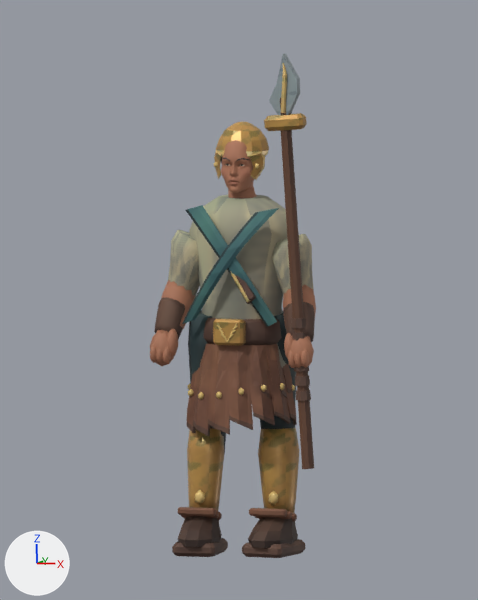
What one commit did to the Blender file art/blend/peltast.blend.
Before and after are seen from the file's camera 'Art review camera'. Every picture has the same lights, and +X, +Y and +Z are marked at lower left. The first picture is the older version.

Before the edit, the objects in view are built like this:
```python
me_peltast_color_and_skin = bpy.data.meshes.new('peltast color and skin')
me_peltast_color_and_skin.from_pydata(...)  # 5267 vertices, 6651 faces; spans x -0.31..0.31, y -0.21..0.18, z -0.01..1.81
me_peltast_color_and_skin.materials.append(mat_painted_metal_edges__textile_and_clay)
ob_peltast = bpy.data.objects.new('peltast', me_peltast_color_and_skin)
ob_peltast.location = (0.0, 0.0, 0.0)
```
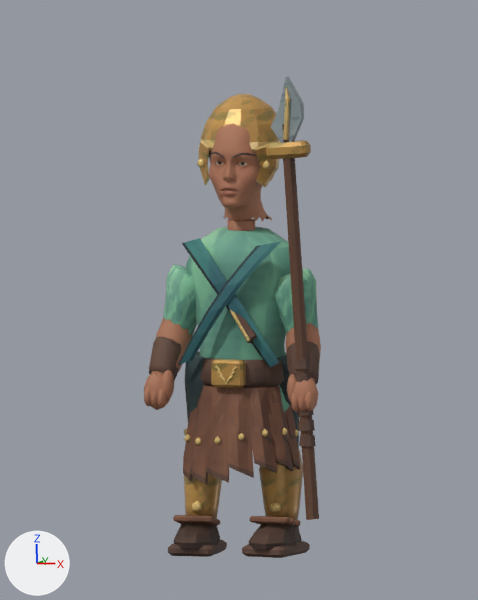
Boxes [x1, y1, x2, y2] around the edits, measured in the pictures (478 x 600 px; the box of a moved part takes in the faces that stretch with it):
'peltast', reshaped, recoloured (7% wider): before [150, 53, 316, 558]; after [144, 76, 321, 558]
part 1 of me_peltast_color_and_skin, moved or reshaped: before [214, 162, 218, 168]; after [197, 158, 205, 168]
part 2 of me_peltast_color_and_skin, moved or reshaped: before [255, 163, 259, 169]; after [263, 160, 270, 170]
part 3 of me_peltast_color_and_skin, moved or reshaped: before [217, 150, 269, 158]; after [202, 139, 280, 152]
part 4 of me_peltast_color_and_skin, moved or reshaped: before [216, 122, 269, 152]; after [201, 94, 279, 142]
part 5 of me_peltast_color_and_skin, moved or reshaped: before [221, 140, 260, 197]; after [209, 123, 274, 222]
part 6 of me_peltast_color_and_skin, moved or reshaped: before [237, 158, 249, 161]; after [233, 153, 257, 158]
part 7 of me_peltast_color_and_skin, moved or reshaped: before [214, 150, 222, 179]; after [199, 139, 210, 185]
part 8 of me_peltast_color_and_skin, moved or reshaped: before [250, 151, 265, 180]; after [255, 141, 279, 187]
part 9 of me_peltast_color_and_skin, moved or reshaped: before [203, 318, 282, 345]; after [201, 358, 284, 388]
part 10 of me_peltast_color_and_skin, moved or reshaped: before [213, 319, 246, 346]; after [211, 359, 246, 388]
part 11 of me_peltast_color_and_skin, moved or reshaped: before [157, 280, 195, 336]; after [151, 318, 192, 377]
part 12 of me_peltast_color_and_skin, moved or reshaped: before [150, 344, 156, 363]; after [144, 387, 150, 406]
part 13 of me_peltast_color_and_skin, moved or reshaped: before [156, 348, 162, 364]; after [151, 391, 157, 407]
part 14 of me_peltast_color_and_skin, moved or reshaped: before [163, 346, 171, 365]; after [158, 388, 167, 408]
part 15 of me_peltast_color_and_skin, moved or reshaped: before [150, 331, 174, 366]; after [144, 373, 170, 410]
part 16 of me_peltast_color_and_skin, moved or reshaped: before [167, 329, 178, 357]; after [162, 370, 174, 400]
part 17 of me_peltast_color_and_skin, moved or reshaped: before [154, 53, 316, 558]; after [149, 76, 321, 558]
part 18 of me_peltast_color_and_skin, recoloured: before [154, 78, 315, 558]; after [149, 103, 320, 558]
part 19 of me_peltast_color_and_skin, recoloured: before [168, 53, 314, 506]; after [163, 76, 318, 514]

Edits to the bpy script that builds the scene:
```text
Change me_peltast_color_and_skin:
    remove me_peltast_color_and_skin.from_pydata(...)  # 5267 vertices, 6651 faces; spans x -0.31..0.31, y -0.21..0.18, z -0.01..1.81
    add me_peltast_color_and_skin.from_pydata(...)  # 5267 vertices, 6651 faces; spans x -0.33..0.33, y -0.23..0.19, z -0.01..1.73
    me_peltast_color_and_skin part 1: the loose piece of 12 vertices spanning x -0.09..-0.07, y -0.06..-0.05, z 1.38..1.41 is moved by (-0.05, -0.03, 0.01)
    me_peltast_color_and_skin part 2: the loose piece of 12 vertices spanning x 0.07..0.09, y -0.06..-0.05, z 1.38..1.41 is moved by (0.05, -0.03, 0.01)
    me_peltast_color_and_skin part 3: the loose piece of 56 vertices spanning x -0.1..0.1, y -0.08..0.1, z 1.42..1.45 is scaled about its middle by 1.6, then moved by (0.0, 0.01, 0.03)
    me_peltast_color_and_skin part 4: the loose piece of 84 vertices spanning x -0.1..0.1, y -0.08..0.1, z 1.43..1.55 is scaled about its middle by 1.6, then moved by (0.0, 0.01, 0.06)
    me_peltast_color_and_skin part 5: the loose piece of 1607 vertices spanning x -0.08..0.08, y -0.1..0.08, z 1.26..1.51 is scaled about its middle by 1.6
    me_peltast_color_and_skin part 6: the loose piece of 56 vertices spanning x 0.01..0.06, y -0.1..-0.06, z 1.41..1.43 is scaled about its middle by 1.6, then moved by (0.02, -0.04, 0.02)
    me_peltast_color_and_skin part 7: the loose piece of 21 vertices spanning x -0.1..-0.05, y -0.07..-0.02, z 1.34..1.45 is scaled about its middle by 1.6, then moved by (-0.04, -0.02, 0.01)
    me_peltast_color_and_skin part 8: the loose piece of 21 vertices spanning x 0.05..0.1, y -0.07..-0.02, z 1.34..1.45 is scaled about its middle by 1.6, then moved by (0.04, -0.02, 0.01)
    me_peltast_color_and_skin part 9: the loose piece of 64 vertices spanning x -0.17..0.17, y -0.13..0.15, z 0.75..0.84 is moved by (0.0, 0.0, -0.15)
    me_peltast_color_and_skin part 10: the loose piece of 32 vertices spanning x -0.06..0.06, y -0.16..-0.11, z 0.75..0.85 is moved by (0.0, -0.01, -0.15)
    me_peltast_color_and_skin part 11: the loose piece of 50 vertices spanning x -0.3..-0.17, y -0.13..0.03, z 0.73..0.98 is scaled about its middle by 1.07, then moved by (-0.02, 0.0, -0.15)
    me_peltast_color_and_skin part 12: the loose piece of 42 vertices spanning x -0.3..-0.27, y -0.16..-0.11, z 0.68..0.75 is moved by (-0.02, -0.01, -0.15)
    me_peltast_color_and_skin part 13: the loose piece of 42 vertices spanning x -0.28..-0.25, y -0.16..-0.11, z 0.68..0.75 is moved by (-0.02, -0.01, -0.15)
    me_peltast_color_and_skin part 14: the loose piece of 42 vertices spanning x -0.25..-0.22, y -0.16..-0.11, z 0.67..0.75 is moved by (-0.02, -0.01, -0.15)
    me_peltast_color_and_skin part 15: the loose piece of 42 vertices spanning x -0.31..-0.21, y -0.15..-0.07, z 0.66..0.8 is moved by (-0.02, -0.01, -0.15)
    me_peltast_color_and_skin part 16: the loose piece of 42 vertices spanning x -0.25..-0.2, y -0.15..-0.09, z 0.7..0.81 is moved by (-0.01, -0.01, -0.15)
    me_peltast_color_and_skin part 17: 2442 of 5267 vertices moved; they spanned x -0.3..0.31, y -0.21..0.17, z -0.01..1.81 and now span x -0.32..0.33, y -0.23..0.18, z -0.01..1.73; mean shift (0.0, 0.0, -0.13); largest move (0.3, -0.13, 0.31) -> (0.32, -0.14, 0.13)
    me_peltast_color_and_skin part 18: 2904 faces centred in x -0.3..0.3, y -0.21..0.17, z -0.01..1.7 are repainted in the vertex colours; the middle colour goes from brown #745646 to brown #735646
    me_peltast_color_and_skin part 19: 676 faces centred in x -0.27..0.27, y -0.17..0.16, z 0.17..1.78 are repainted in the vertex colours; the middle colour goes from beige #d1bb91 to beige #d3c293
    other edits to the shape of me_peltast_color_and_skin do not show in these pictures
```
